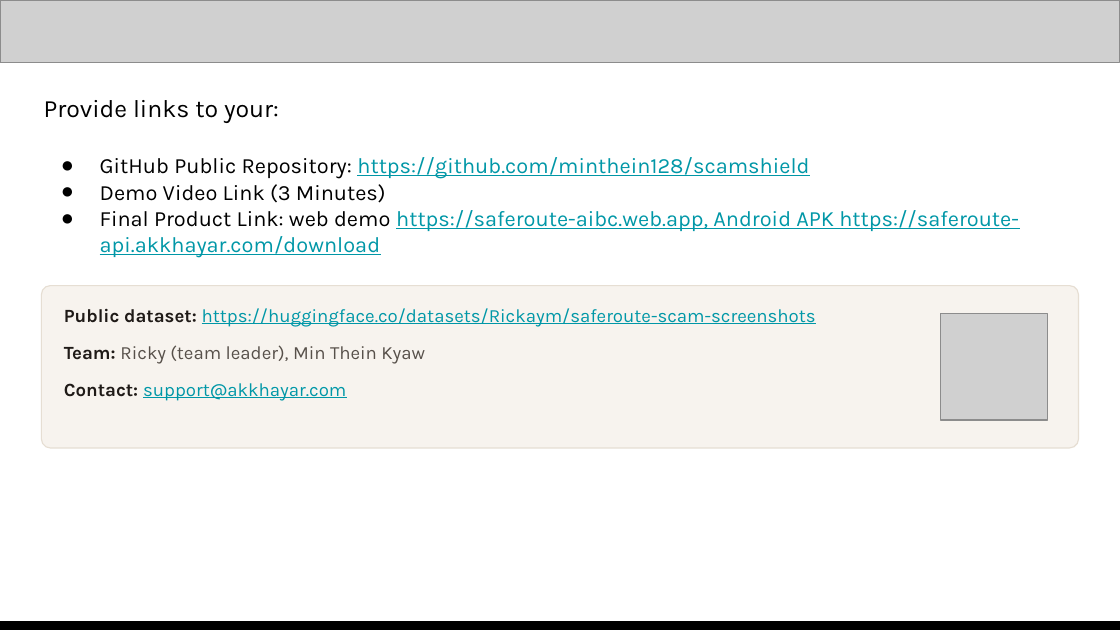
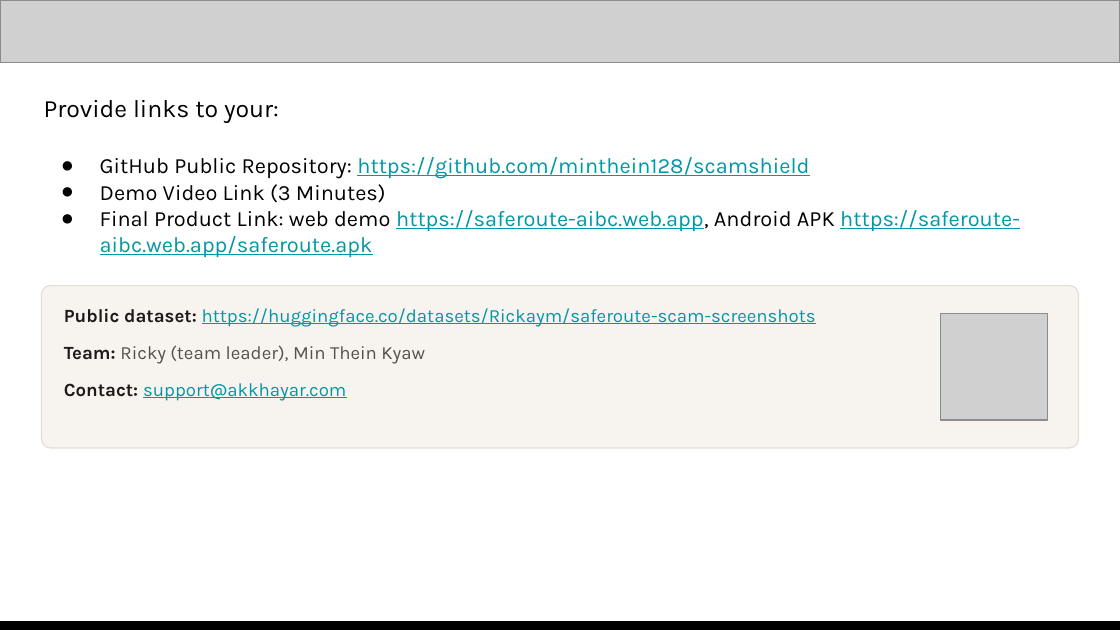
Before and after one commit to minthein128/scamshield, a slide deck: slide 13 of pitch/Kakwe-AIBuilderCup-submission.pptx. Drawn at 1120x630 pixels with LibreOffice and Linux fonts; fonts in the diff are those of the drawing; grey boxes stand for pictures. Boxes give left, top, right and bottom in pixels: in the first picture for what was removed or moved away, otherwise in the second. Text is boxed around its words. In the diff, an @@ line names an element or a change of style, - is before the commit and + after.

Commit message:
docs: final submission deck with Kakwe screens, Cloud Run hosting and web.app APK
Replaces every screenshot that showed the old name with Kakwe captures from
feat/production, uses the approved Home and Check v3 mockups on the
wireframe slide, states the API runs on Cloud Run in asia-southeast1, links
the APK on web.app and drops the done Cloud Run and Check redesign items
from the roadmap and the tunnel limit.

```diff
--- a/pitch/Kakwe-AIBuilderCup-submission.pptx
+++ b/pitch/Kakwe-AIBuilderCup-submission.pptx
@@ text at [100, 210, 1020, 257]: text changed @@
-● Final Product Link: web demo https://saferoute-aibc.web.app, Android APK https://saferoute-api.akkhayar.com/download
+● Final Product Link: web demo https://saferoute-aibc.web.app, Android APK https://saferoute-aibc.web.app/saferoute.apk
```
Also in this commit, not shown: 6 other slides changed, 44 other files.
